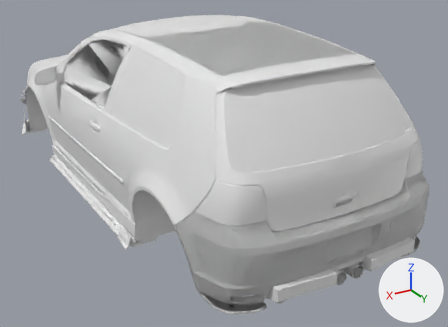
What one commit did to the Blender file assets/source/eshell/wendtStrom/wendtStrom.blend.
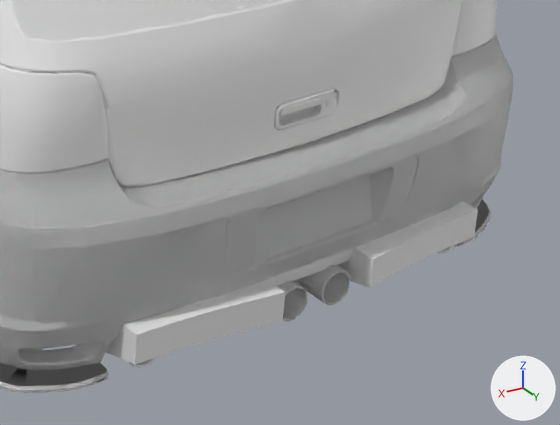
Each version appears first whole from a 50 mm camera at (2.15, 4.22, 2.23) aimed at (-0.2, 0.29, 0.27), and next in a close-up on the part from 50% to 100% of the width and 48% to 100% of the height. Arrows for +X, +Y and +Z are at lower right; the lights stay in place. The older version's two pictures come first.

Objects in the first close-up: 'wendtStrom.Body', 'wendtStrom.Bumper_Rear', 'wendtStrom.rearBumper_euro', 'wendtStrom.rearBumper_sectioned', 'wendtStrom.rearBumper_trackMild' and 3 more.
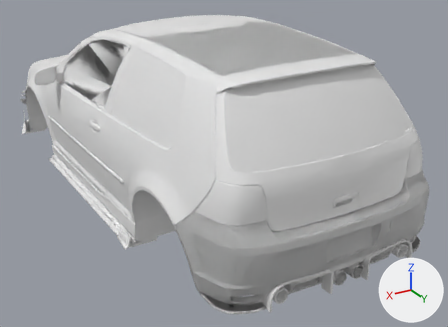
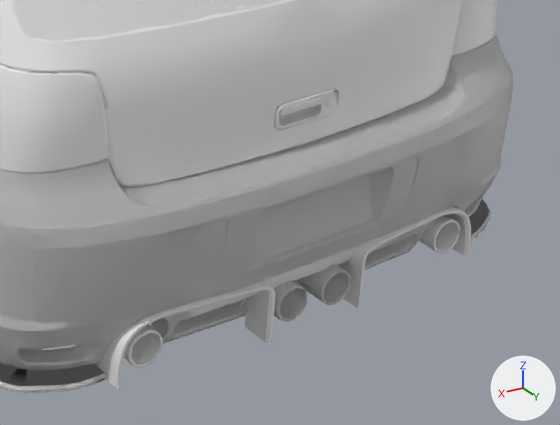
Commit message: Wendt Strom: Track Mild frames the openings with the lip

Boxes [x1, y1, x2, y2] around the edits, measured in the close-ups (560 x 425 px):
part 1 of me_wendtstrom_rearbumper_trackmild, rebuilt: before [338, 201, 478, 287]; after [338, 206, 471, 309]
part 2 of me_wendtstrom_rearbumper_trackmild, cut back: before [106, 280, 285, 364]; after [97, 281, 276, 390]
'wendtStrom.Exhaust', unchanged, uncovered by the edit: before [129, 245, 454, 368]; after [124, 215, 460, 368]
'wendtStrom.rearBumper_centerExhaust', unchanged, uncovered by the edit: before [0, 35, 498, 365]; after [21, 150, 470, 370]

The change, as a list of edits to the scene's bpy script:
```text
Change me_wendtstrom_rearbumper_trackmild:
    used by ob_wendtstrom_rearbumper_trackmild; location = (0.0, 0.0, 0.0)
    remove me_wendtstrom_rearbumper_trackmild.from_pydata(...)  # 1375 vertices, 1752 faces; spans x -0.85..0.85, y 1.5..2.05, z 0.19..0.7
    add me_wendtstrom_rearbumper_trackmild.from_pydata(...)  # 1467 vertices, 1842 faces; spans x -0.85..0.85, y 1.5..2.03, z 0.19..0.7
    me_wendtstrom_rearbumper_trackmild part 1: the loose piece of 64 vertices spanning x -0.5..-0.13, y 1.78..2.05, z 0.19..0.34 is rebuilt with 110 vertices and now spans x -0.53..-0.13, y 1.91..2.02, z 0.19..0.34
    me_wendtstrom_rearbumper_trackmild part 2
    30 vertices are removed from x 0.13..0.5, y 1.78..2.02, z 0.19..0.34
    42 faces are deleted
    34 vertices move from x 0.13..0.41, y 1.78..2.05, z 0.19..0.34 to x 0.36..0.53, y 1.91..1.99, z 0.19..0.34
    65 vertices are added at x 0.13..0.52, y 1.91..2.02, z 0.19..0.34
    11 new vertices lie (0.0, 0.08, 0.0) away from vertices in x 0.13..0.36, y 1.91..1.94, z 0.19..0.33
    87 new faces join them, mat_black (white #e7e7e7)
```
